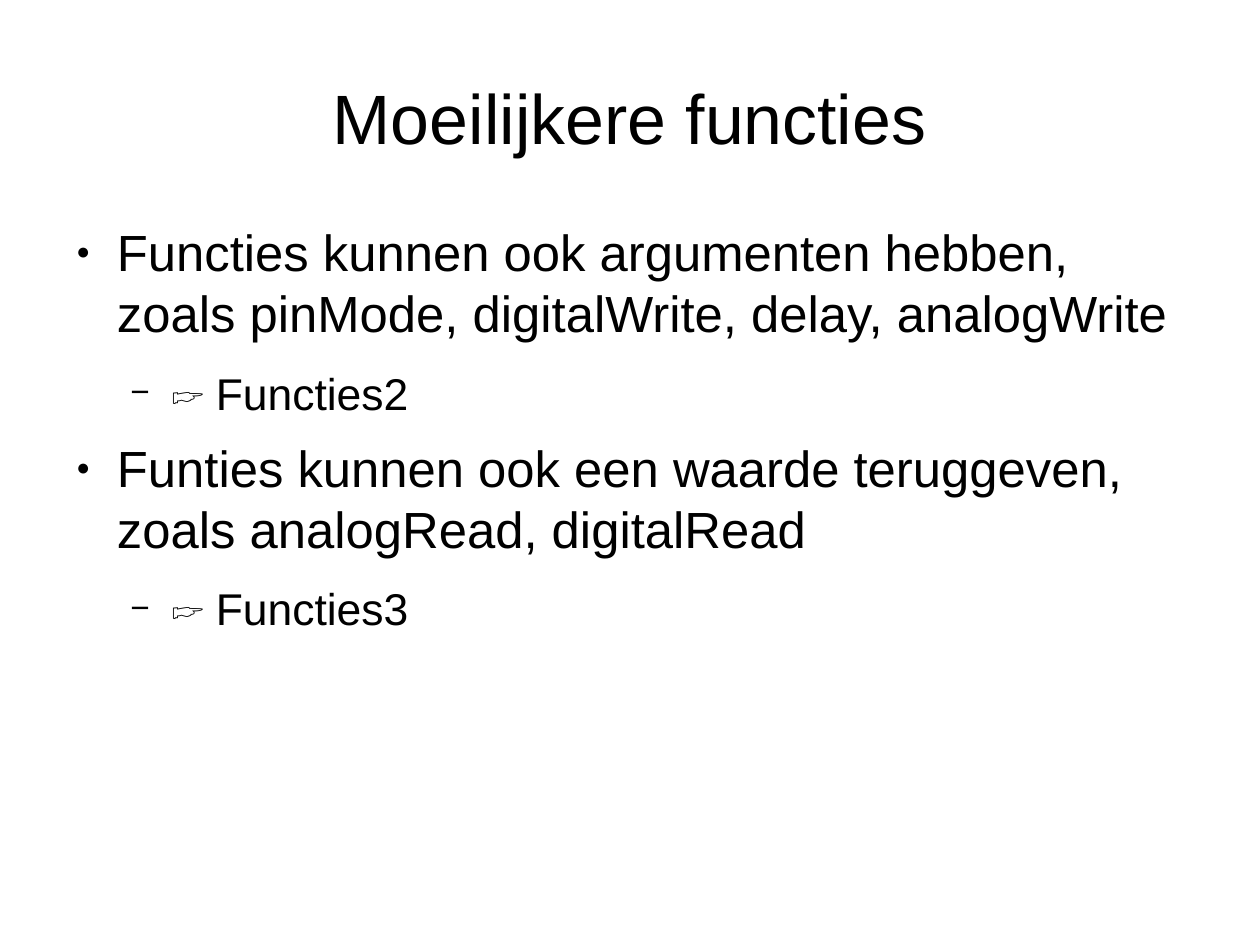
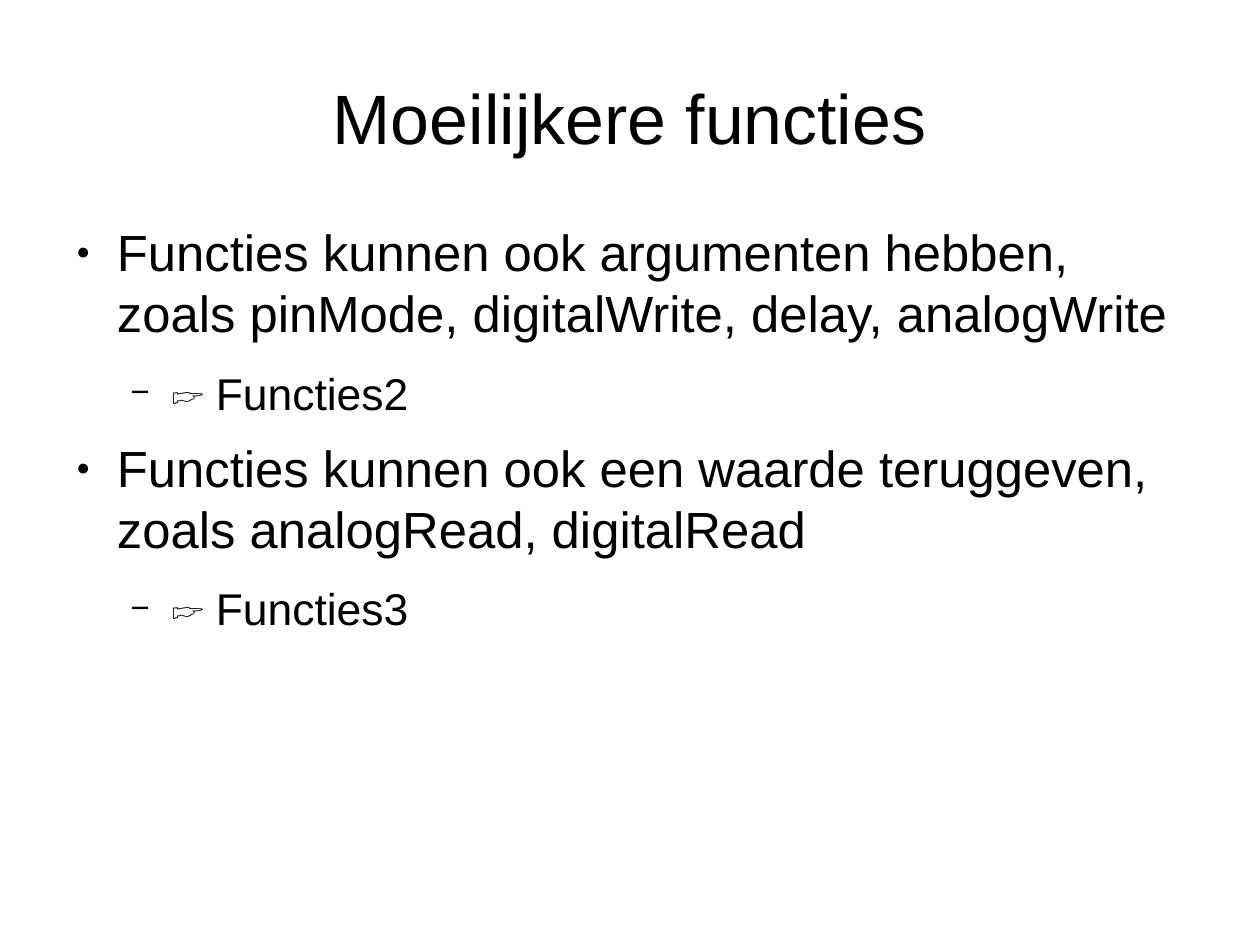
Before and after one commit to djog/arduino_cursus, a slide deck: slide 10 of Raw/Functies1.odp. Drawn at 1260x945 pixels with LibreOffice and Linux fonts; fonts in the diff are those of the drawing. Boxes give left, top, right and bottom in pixels: in the first picture for what was removed or moved away, otherwise in the second. Text is boxed around its words. In the diff, an @@ line names an element or a change of style, - is before the commit and + after.

Commit message:
Functies 1 en 2

```diff
--- a/Raw/Functies1.odp
+++ b/Raw/Functies1.odp
@@ text at [117,450,1147,559]: text changed @@
-● Funties kunnen ook een waarde teruggeven, zoals analogRead, digitalRead
+● Functies kunnen ook een waarde teruggeven, zoals analogRead, digitalRead
```
Also in this commit, not shown: 5 other files.
